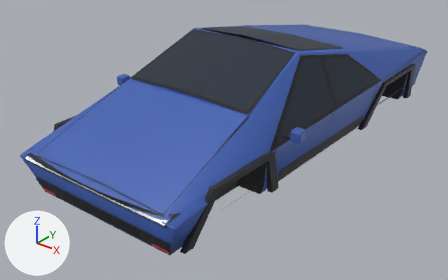
Before and after pictures for a commit that changed the glTF model web/src/hexdrift/cars/rig.glb.
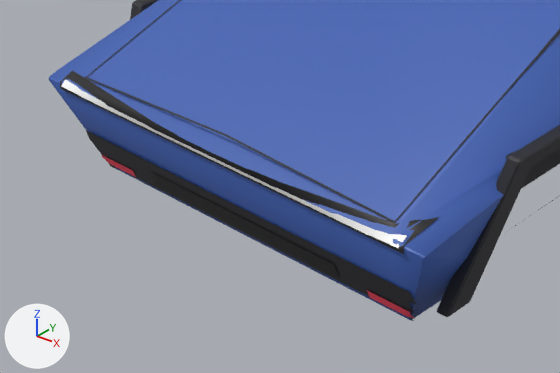
Old and new are each drawn whole from a camera (50 mm lens) standing at (4.15, -5.84, 3.95) and looking at (-0.12, -0.5, 0.64) and again close up on the part from 0% to 52% of the width and 44% to 99% of the height. Arrows for +X, +Y and +Z are at lower left; the lights stay in place. The older version's two pictures come first. Where no turn or scale is listed for an object, it has been applied to the vertices. Vertices at exactly the same position are counted once.

The first close-up shows 'body'.
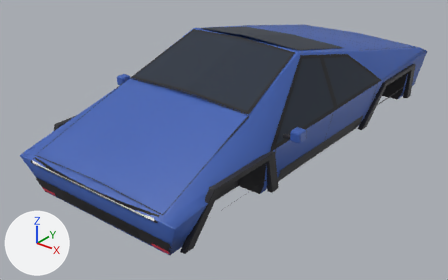
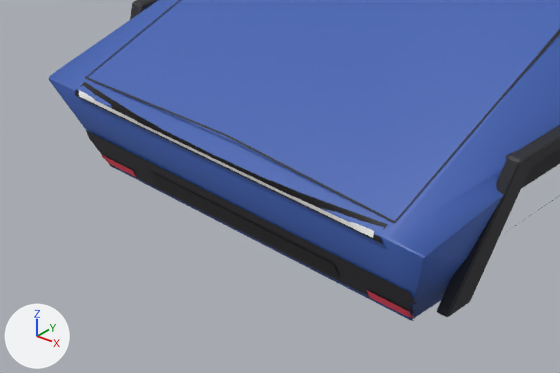
Boxes [x1, y1, x2, y2] around the edits, measured in the close-ups (560 x 373 px; the box of a moved part takes in the faces that stretch with it):
part 1 of me_body, moved or reshaped: before [60, 71, 439, 270]; after [75, 82, 387, 276]

What changed in the scene script:
```text
Change me_body:
    used by ob_body; location = (0.0, 0.0, 0.0)
    remove me_body.from_pydata(...)  # 7792 vertices, 11300 faces; spans x -1.31..1.31, y -2.7..2.62, z 0.55..1.92
    add me_body.from_pydata(...)  # 7743 vertices, 11233 faces; spans x -1.31..1.31, y -2.7..2.62, z 0.55..1.92
    me_body part 1: 66 vertices moved from x -0.98..0.88, y -2.7..-2.6, z 0.66..1.03 to x -0.82..0.89, y -2.7..-2.59, z 0.63..1.03; 230 vertices removed from x -1.0..1.0, y -2.7..-2.49, z 0.63..1.03; 140 vertices added at x -0.9..0.9, y -2.7..-2.59, z 0.63..1.03
    other edits to the shape of me_body do not show in these pictures
```
